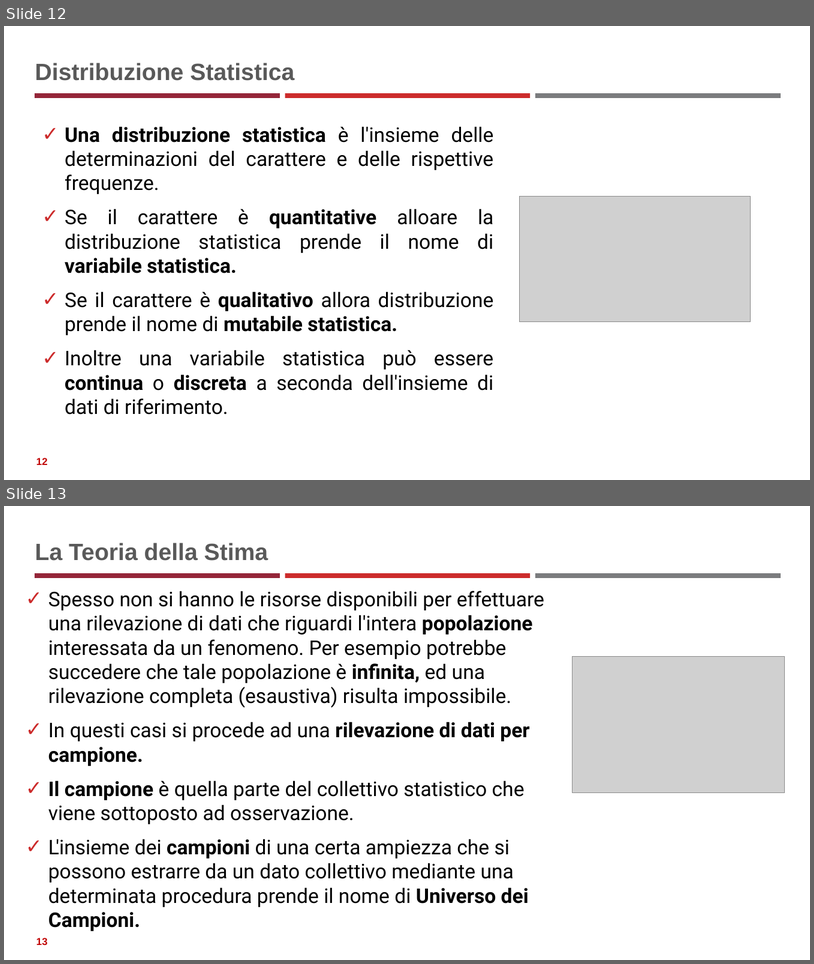
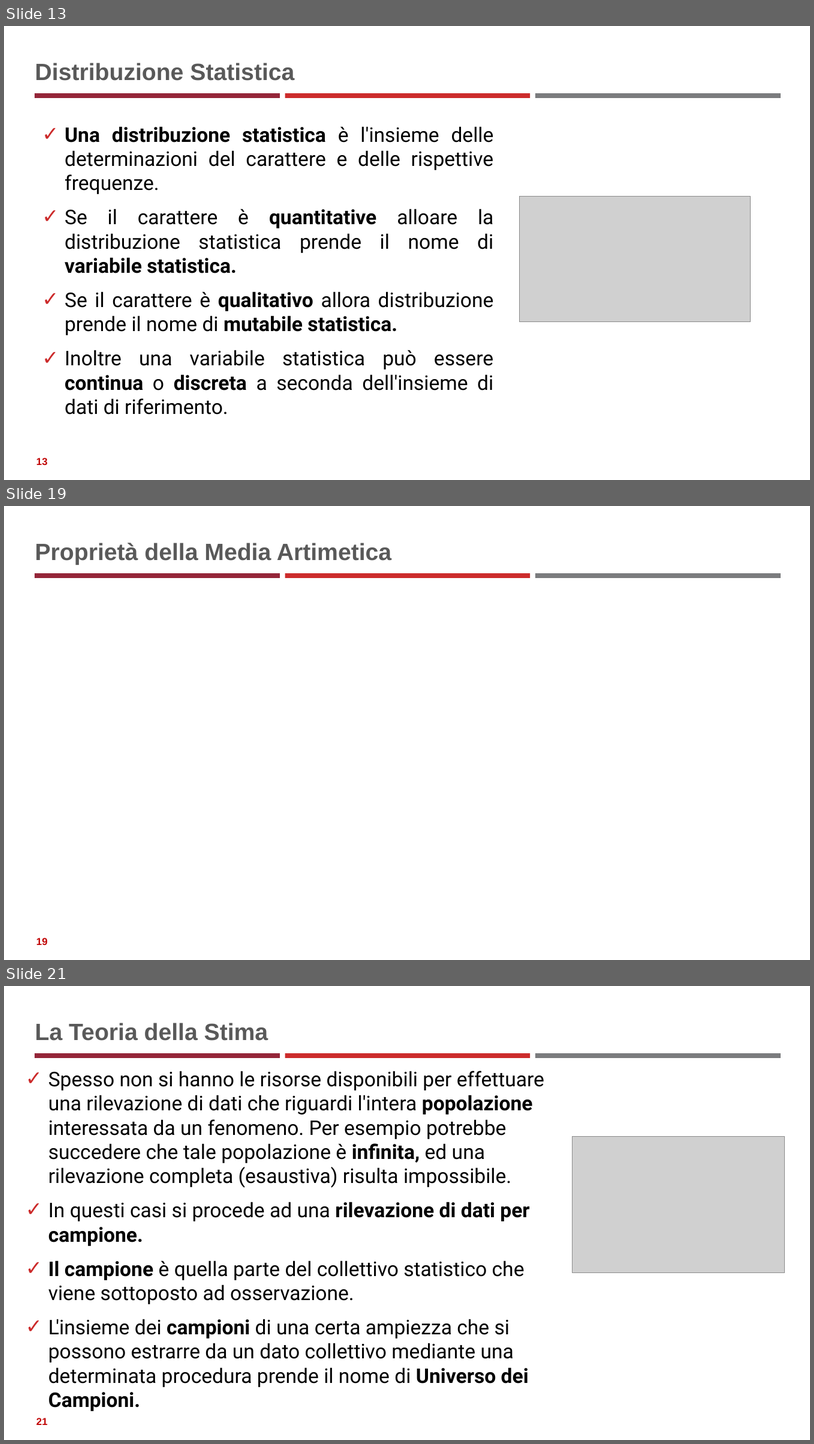
Before and after one commit to neural1977/data_science_interview_material, a slide deck: Statistics_ita.pptx. Shown one above the other, each under a label of ours: slides 12 and 13 before the commit, slides 13, 19 and 21 after it; the slides between them are not shown. The pictures are 814x964 and 814x1444 pixels, drawn with LibreOffice and Linux fonts; fonts in the diff are those of the drawing; grey boxes stand for pictures. Boxes give left, top, right and bottom in pixels: in the first picture for what was removed or moved away, otherwise in the second. Text is boxed around its words. In the diff, an @@ line names an element or a change of style, - is before the commit and + after.

```diff
--- a/Statistics_ita.pptx
+++ b/Statistics_ita.pptx
@@ slide 19 added at (4, 506, 810, 960), background #FFFFFF; not listed: 3 template elements that a slide beside it also shows @@
@@ title added at (35, 543, 392, 565), 28 pt, text #595959, bold @@
+Proprietà della Media Artimetica
@@ page number added at (36, 937, 48, 945), 12 pt, text #C00000, bold @@
+19
@@ what was slide 12 is now slide 13 @@
@@ page number at (36, 457, 48, 465): text changed @@
-12
+13
@@ what was slide 13 is now slide 21 @@
@@ page number at (36, 1417, 48, 1425): text changed @@
-13
+21
```
Also in this commit, not shown: 7 other slides added, 1 other file.
